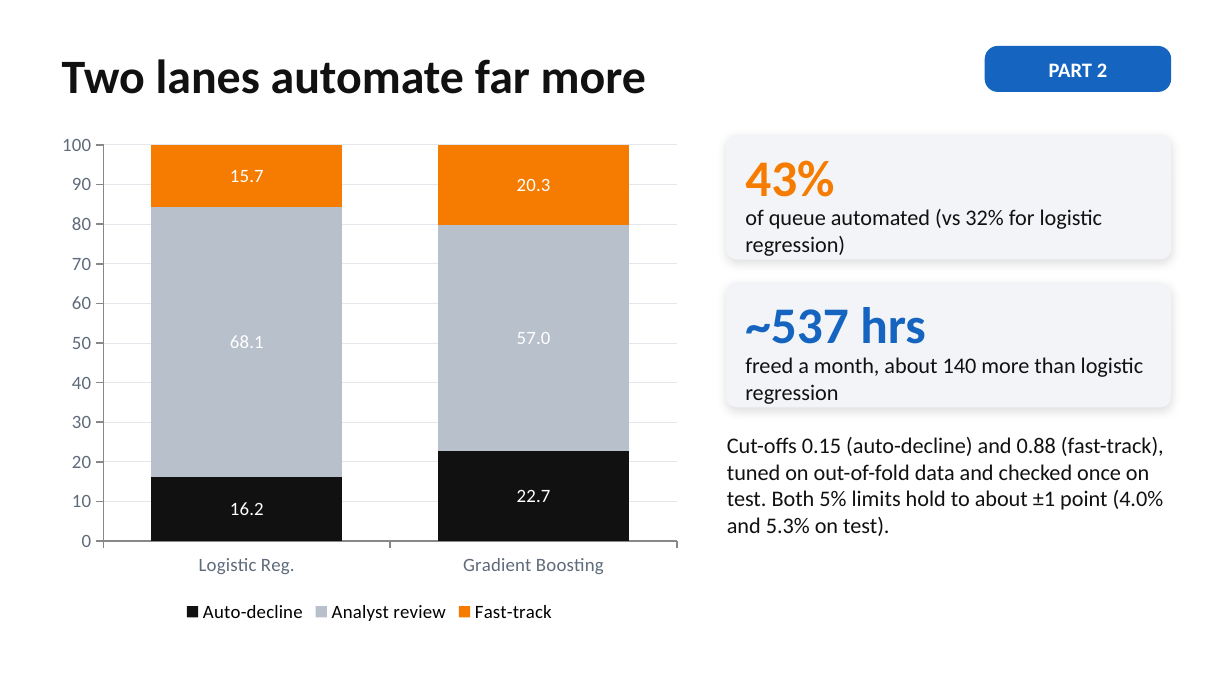
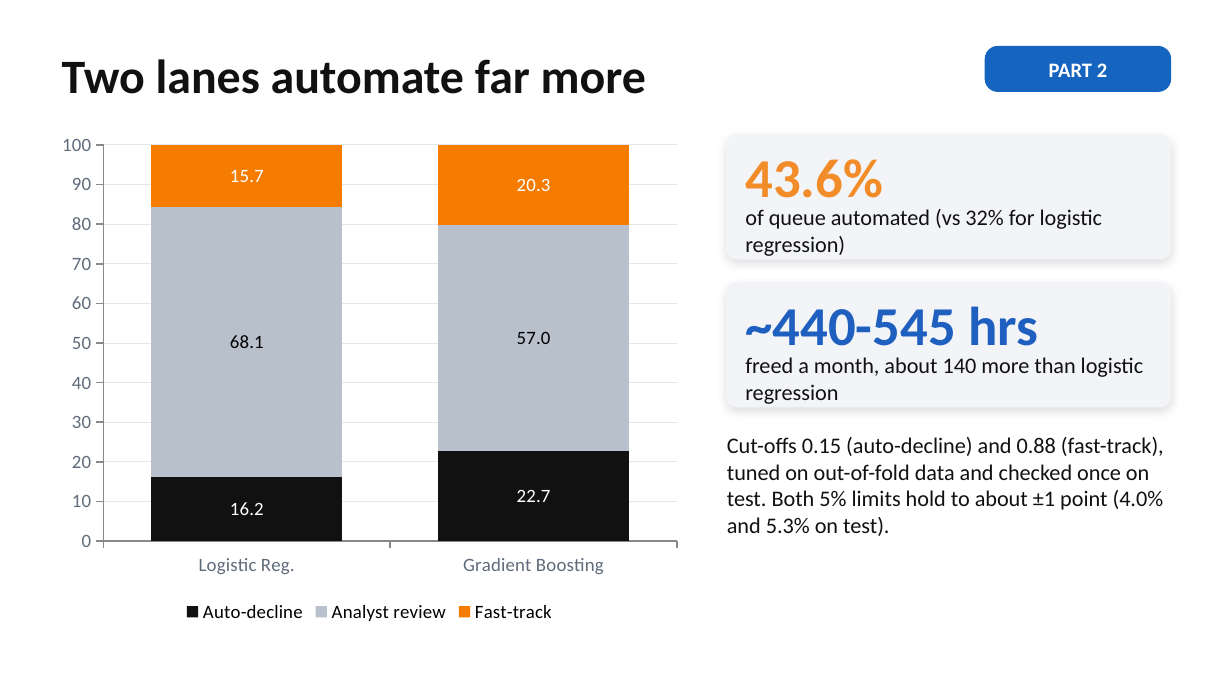
Before and after one commit to Vigneshbabu4/MUC02-Credit-Pre-Screening-Engine, a slide deck: slide 23 of Vigneshbabu_Credit_MUC02.pptx (slide 22 before the commit). Drawn at 1232x693 pixels with LibreOffice and Linux fonts; fonts in the diff are those of the drawing. Boxes give left, top, right and bottom in pixels: in the first picture for what was removed or moved away, otherwise in the second. Text is boxed around its words. In the diff, an @@ line names an element or a change of style, - is before the commit and + after.

```diff
--- a/Vigneshbabu_Credit_MUC02.pptx
+++ b/Vigneshbabu_Credit_MUC02.pptx
@@ column stacked chart at [49,123,690,628] @@
@@ data labels of Analyst review changed @@
@@ text at [745,159,883,210]: text changed; size 30 to 32 pt; text colour #F57C00 to #F28C28 @@
-43%
+43.6%
@@ text at [745,306,1038,358]: text changed; size 30 to 32 pt; text colour #1565C0 to #1F5FBF @@
-~537 hrs
+~440-545 hrs
```
Also in this commit, not shown: 6 other slides changed, 1 slide added.
